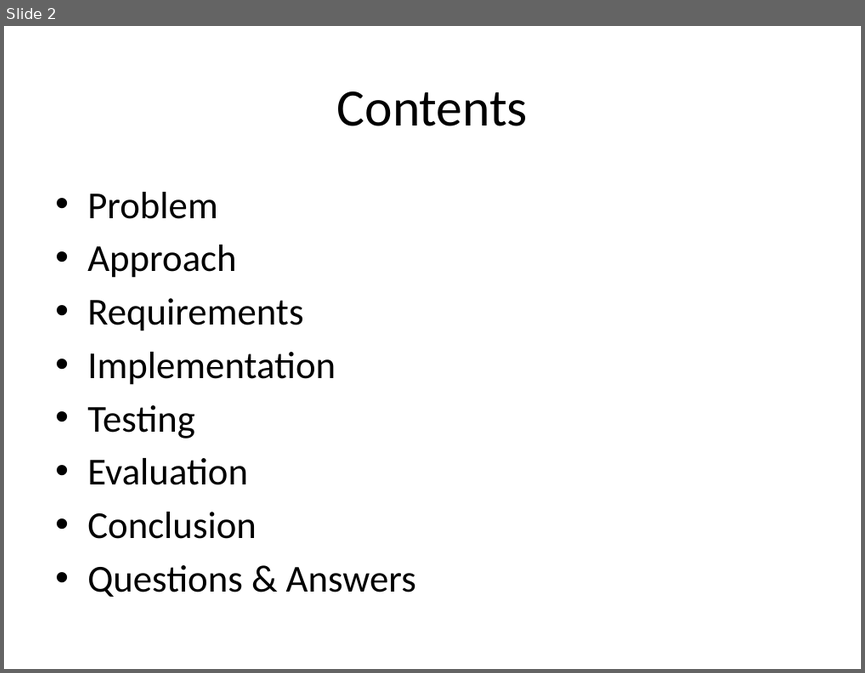
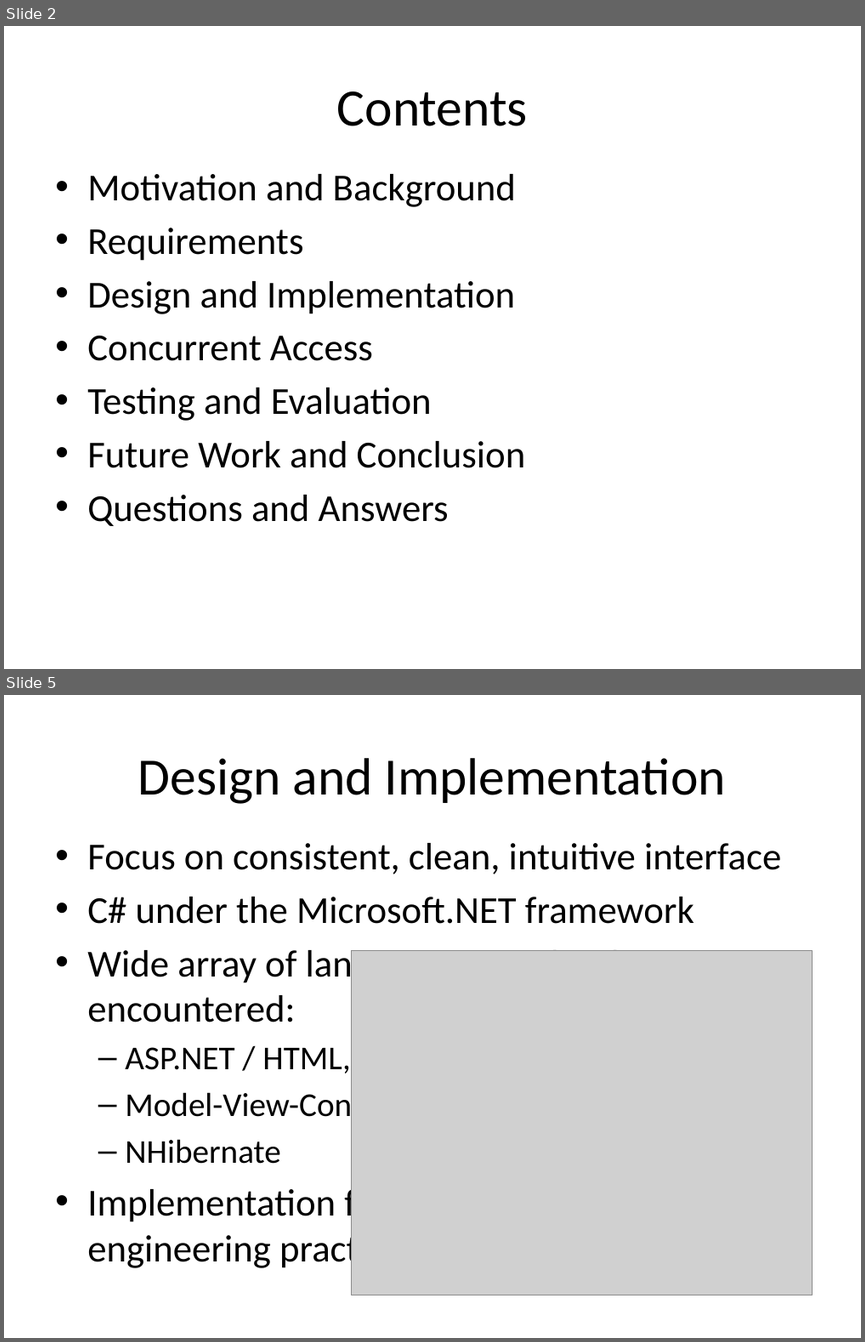
Before and after one commit to johnnyfoe/bibman, a slide deck: Documents/Presentation/Presentation.pptx. Shown one above the other, each under a label of ours: slide 2 before the commit, slides 2 and 5 after it; the slides between them are not shown. The pictures are 865x673 and 865x1342 pixels, drawn with LibreOffice and Linux fonts; fonts in the diff are those of the drawing; grey boxes stand for pictures; background and template pictures are left out. Boxes give left, top, right and bottom in pixels: in the first picture for what was removed or moved away, otherwise in the second. Text is boxed around its words. In the diff, an @@ line names an element or a change of style, - is before the commit and + after.

```diff
--- a/Documents/Presentation/Presentation.pptx
+++ b/Documents/Presentation/Presentation.pptx
@@ slide 5 added at bbox=[4, 695, 861, 1338], background picture (left out) @@
@@ title added at bbox=[138, 758, 726, 804], 44 pt, text #000000 @@
+Design and Implementation
@@ text added at bbox=[87, 843, 781, 1270], 32 pt, text #000000 @@
+• Focus on consistent, clean, intuitive interface
+• C# under the Microsoft.NET framework
+• Wide array of languages & technologies encountered:
+  – ASP.NET / HTML, C#, CSS, JavaScript and SQL
+  – Model-View-Controller
+  – NHibernate
+• Implementation focussed on software engineering practice
@@ picture added at bbox=[352, 950, 813, 1295] @@
@@ slide 2 changed as well @@
@@ text "Motivation and Background": place and size @@
-text "Motivation and Background" at bbox=[87, 192, 416, 596]
+text "Motivation and Background" at bbox=[87, 174, 526, 526]
@@ text at bbox=[87, 174, 516, 207]: text changed @@
-• Problem
-• Approach
+• Motivation and Background
@@ text at bbox=[87, 281, 526, 526]: text changed @@
-• Implementation
-• Testing
-• Evaluation
-• Conclusion
-• Questions & Answers
+• Design and Implementation
+• Concurrent Access
+• Testing and Evaluation
+• Future Work and Conclusion
+• Questions and Answers
```
Also in this commit, not shown: 1 other slide changed, 10 other slides added.
